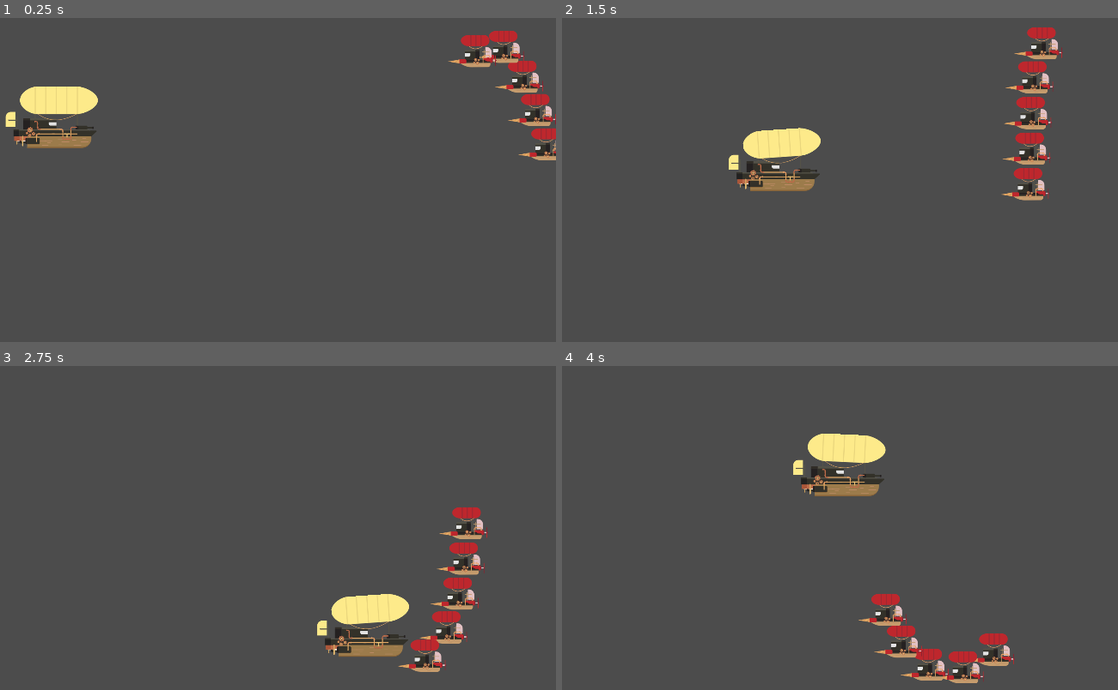
Above: before the commit, frames 1-4 (two rows, left to right).
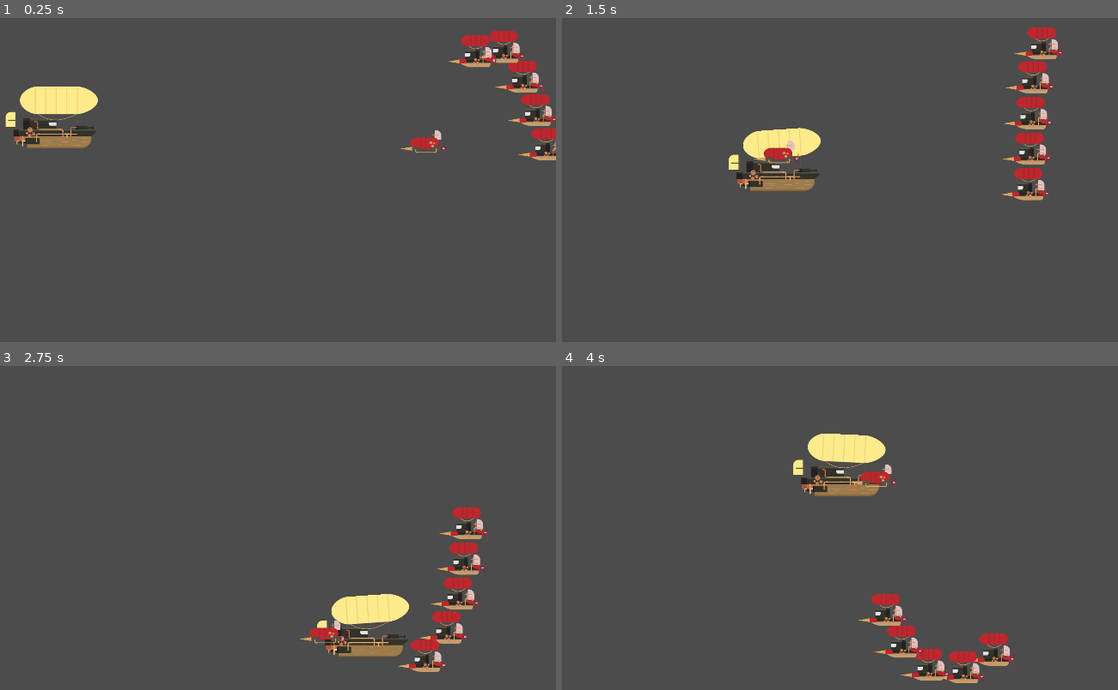
Above: after the commit, the same moments.

Repository: danielmiranda0099/godot_plz_shootEmUp
Game: Godot game, scene res://Scenes/Nivel 1.tscn
Same seed, same stepped clock (60 frames per second), same inputs: the game is played once before the commit and once after it.
Inputs:
- Up to frame 1 (0.25 s): no input
- Up to frame 2 (1.5 s): hold D (move_right) 0.53-1.28 s; hold S (move_down) from 1.28 s (still down)
- Up to frame 3 (2.75 s): release S (move_down) at 2.03 s; hold D (move_right) from 2.03 s (still down)
- Up to frame 4 (4 s): release D (move_right) at 2.78 s; hold W (move_up) 2.78-3.53 s; hold A (move_left) from 3.53 s (still down)

The runs differ from the first frame. In frame 1, 0.3% of the frame differs, in the area x 1-81%, y 28-42%; in frame 2, 0.3%, in the area x 30-43%, y 37-50%; in frame 3, 0.3%; in frame 4, 0.3%.

Commit message:
[ADD] Targeted Enemies

Diff:
--- /dev/null
+++ b/Scenes/EnemigoDirigido.tscn
@@ -0,0 +1,60 @@
+[gd_scene load_steps=11 format=2]
+
+[ext_resource path="res://Assets/enemigos/enemigo2.png" type="Texture" id=1]
+[ext_resource path="res://Scripts/EnemigoDirigido.gd" type="Script" id=2]
+
+[sub_resource type="AtlasTexture" id=1]
+flags = 4
+atlas = ExtResource( 1 )
+region = Rect2( 0, 0, 146, 95 )
+
+[sub_resource type="AtlasTexture" id=2]
+flags = 4
+atlas = ExtResource( 1 )
+region = Rect2( 146, 0, 146, 95 )
+
+[sub_resource type="AtlasTexture" id=3]
+flags = 4
+atlas = ExtResource( 1 )
+region = Rect2( 292, 0, 146, 95 )
+
+[sub_resource type="AtlasTexture" id=4]
+flags = 4
+atlas = ExtResource( 1 )
+region = Rect2( 438, 0, 146, 95 )
+
+[sub_resource type="AtlasTexture" id=5]
+flags = 4
+atlas = ExtResource( 1 )
+region = Rect2( 584, 0, 146, 95 )
+
+[sub_resource type="AtlasTexture" id=6]
+flags = 4
+atlas = ExtResource( 1 )
+region = Rect2( 730, 0, 146, 95 )
+
+[sub_resource type="SpriteFrames" id=7]
+animations = [ {
+"frames": [ SubResource( 1 ), SubResource( 2 ), SubResource( 3 ), SubResource( 4 ), SubResource( 5 ), SubResource( 6 ) ],
+"loop": true,
+"name": "Idle",
+"speed": 15.0
+} ]
+
+[sub_resource type="CapsuleShape2D" id=8]
+radius = 14.7011
+height = 91.781
+
+[node name="EnemigoDirigido" type="Area2D"]
+script = ExtResource( 2 )
+
+[node name="AnimatedSprite" type="AnimatedSprite" parent="."]
+frames = SubResource( 7 )
+animation = "Idle"
+frame = 1
+playing = true
+
+[node name="CollisionShape2D" type="CollisionShape2D" parent="."]
+position = Vector2( 4.50272, 10.3298 )
+rotation = 1.5708
+shape = SubResource( 8 )
--- a/Scenes/Nivel 1.tscn
+++ b/Scenes/Nivel 1.tscn
@@ -1,10 +1,14 @@
-[gd_scene load_steps=3 format=2]
+[gd_scene load_steps=4 format=2]
 
 [ext_resource path="res://Scenes/Personaje.tscn" type="PackedScene" id=1]
 [ext_resource path="res://Scenes/GrupoEnemigos.tscn" type="PackedScene" id=2]
+[ext_resource path="res://Scenes/EnemigoDirigido.tscn" type="PackedScene" id=3]
 
 [node name="Nivel 1" type="Node2D"]
 
 [node name="Personaje" parent="." instance=ExtResource( 1 )]
 
 [node name="GrupoEnemigos" parent="." instance=ExtResource( 2 )]
+
+[node name="EnemigoDirigido" parent="." instance=ExtResource( 3 )]
+position = Vector2( 1674.43, 412.95 )
--- a/Scenes/Personaje.tscn
+++ b/Scenes/Personaje.tscn
@@ -117,14 +117,16 @@
 
 [sub_resource type="AnimationNodeStateMachinePlayback" id=19]
 
-[node name="Personaje" type="KinematicBody2D"]
+[node name="Personaje" type="KinematicBody2D" groups=[
+"personaje",
+]]
 position = Vector2( 509.598, 356.943 )
 script = ExtResource( 1 )
 
 [node name="Barco" type="AnimatedSprite" parent="."]
 frames = SubResource( 6 )
 animation = "Idle"
-frame = 4
+frame = 2
 playing = true
 
 [node name="Globo" type="Sprite" parent="."]
--- /dev/null
+++ b/Scripts/EnemigoDirigido.gd
@@ -0,0 +1,11 @@
+extends Area2D
+
+export (int) var velocidad = 500
+
+onready var personaje = get_tree().get_nodes_in_group("personaje")
+onready var posicion_personaje = personaje[0].global_position
+
+
+func _physics_process(delta):
+	posicion_personaje = personaje[0].global_position
+	global_position = global_position.move_toward(posicion_personaje, velocidad*delta)
